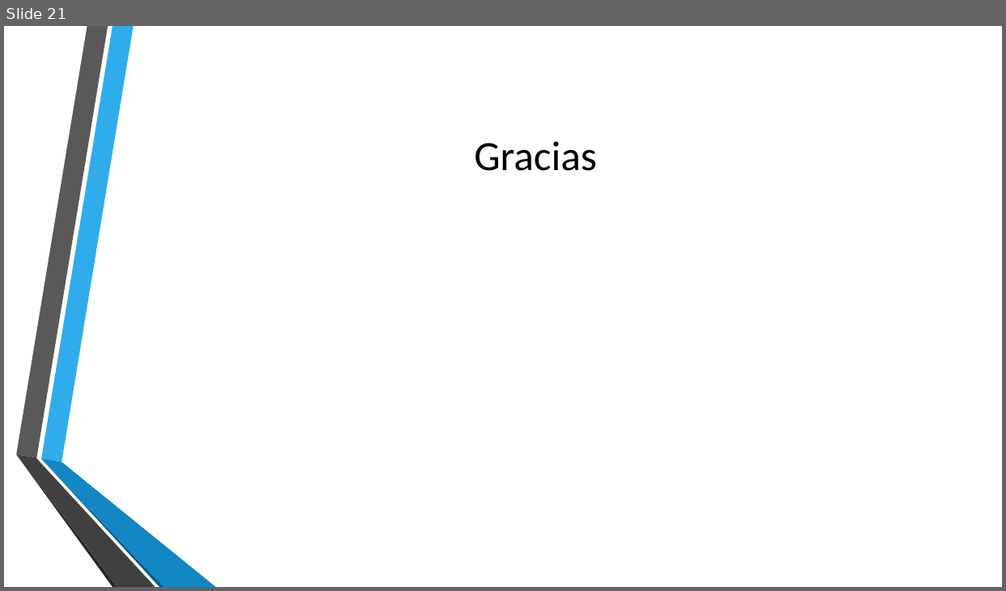
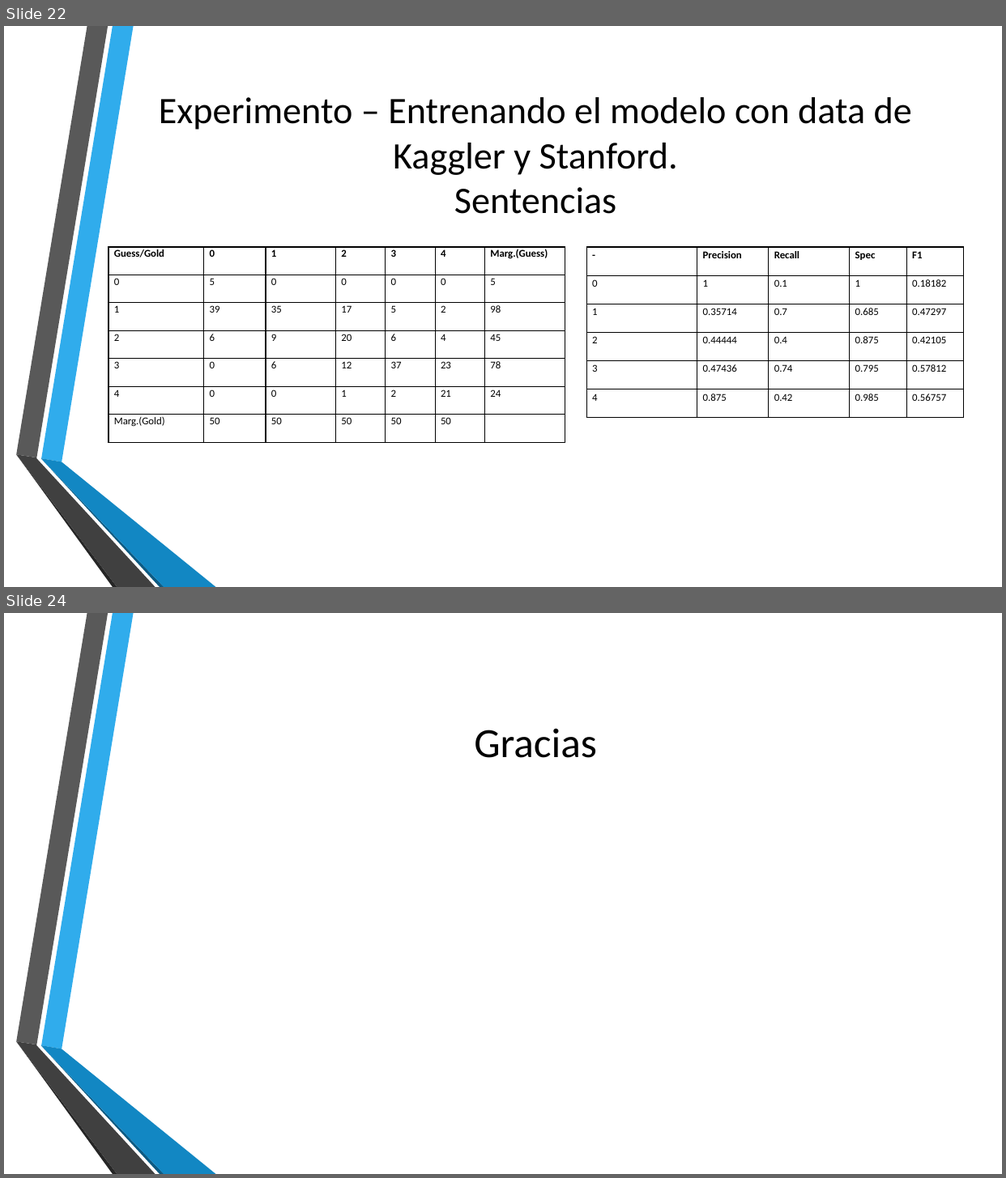
Before and after one commit to gcvalderrama/pucp_dl_RNTN, a slide deck: Análisis de sentimientos en reseñas de películas mediante.pptx. Shown one above the other, each under a label of ours: slide 21 before the commit, slides 22 and 24 after it; the slides between them are not shown. The pictures are 1006x591 and 1006x1178 pixels, drawn with LibreOffice and Linux fonts; fonts in the diff are those of the drawing; background and template pictures are left out. Boxes give left, top, right and bottom in pixels: in the first picture for what was removed or moved away, otherwise in the second. Text is boxed around its words. In the diff, an @@ line names an element or a change of style, - is before the commit and + after.

```diff
--- a/Análisis de sentimientos en reseñas de películas mediante.pptx
+++ b/Análisis de sentimientos en reseñas de películas mediante.pptx
@@ slide 22 added at (4,26,1002,587), background picture (left out); not listed: 6 template elements that a slide beside it also shows @@
@@ title added at (159,97,912,214), 36 pt, text #000000 @@
+Experimento – Entrenando el modelo con data de Kaggler y Stanford.
+Sentencias
@@ table added at (108,247,565,442), 7 rows, 7 columns @@
+Guess/Gold | 0 | 1 | 2 | 3 | 4 | Marg.(Guess)
+0 | 5 | 0 | 0 | 0 | 0 | 5
+1 | 39 | 35 | 17 | 5 | 2 | 98
+2 | 6 | 9 | 20 | 6 | 4 | 45
+3 | 0 | 6 | 12 | 37 | 23 | 78
+4 | 0 | 0 | 1 | 2 | 21 | 24
+Marg.(Gold) | 50 | 50 | 50 | 50 | 50 | 
@@ table added at (586,247,963,417), 6 rows, 5 columns @@
+- | Precision | Recall | Spec | F1
+0 | 1 | 0.1 | 1 | 0.18182
+1 | 0.35714 | 0.7 | 0.685 | 0.47297
+2 | 0.44444 | 0.4 | 0.875 | 0.42105
+3 | 0.47436 | 0.74 | 0.795 | 0.57812
+4 | 0.875 | 0.42 | 0.985 | 0.56757
@@ what was slide 21 is now slide 24 @@
```
Also in this commit, not shown: 2 slides changed, 2 other slides added, 6 other files.
